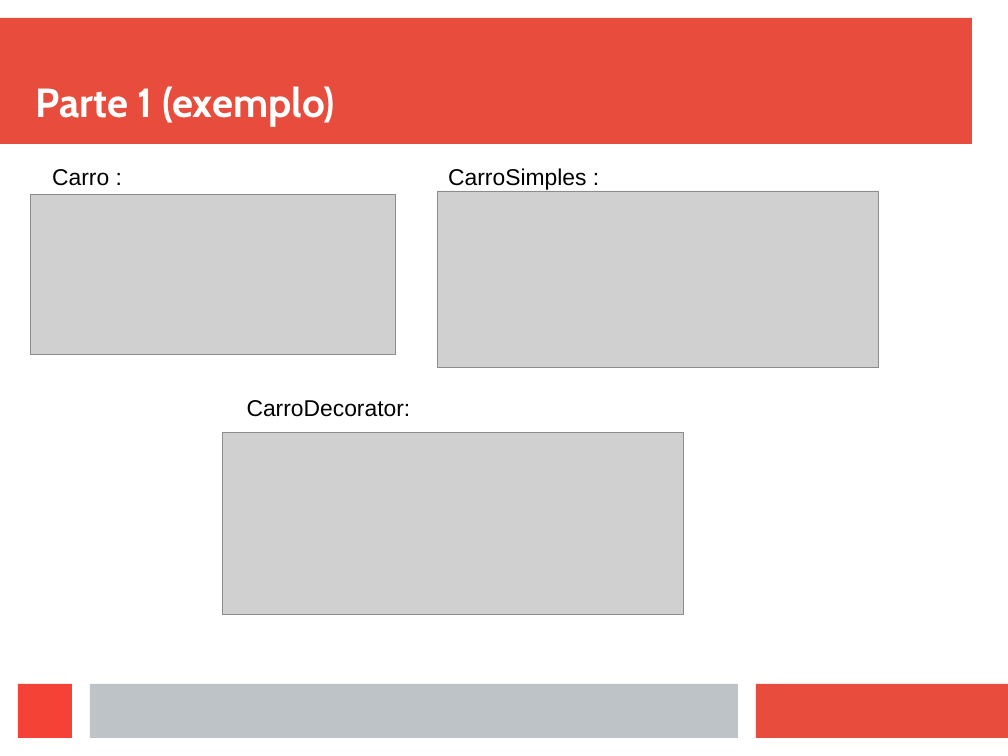
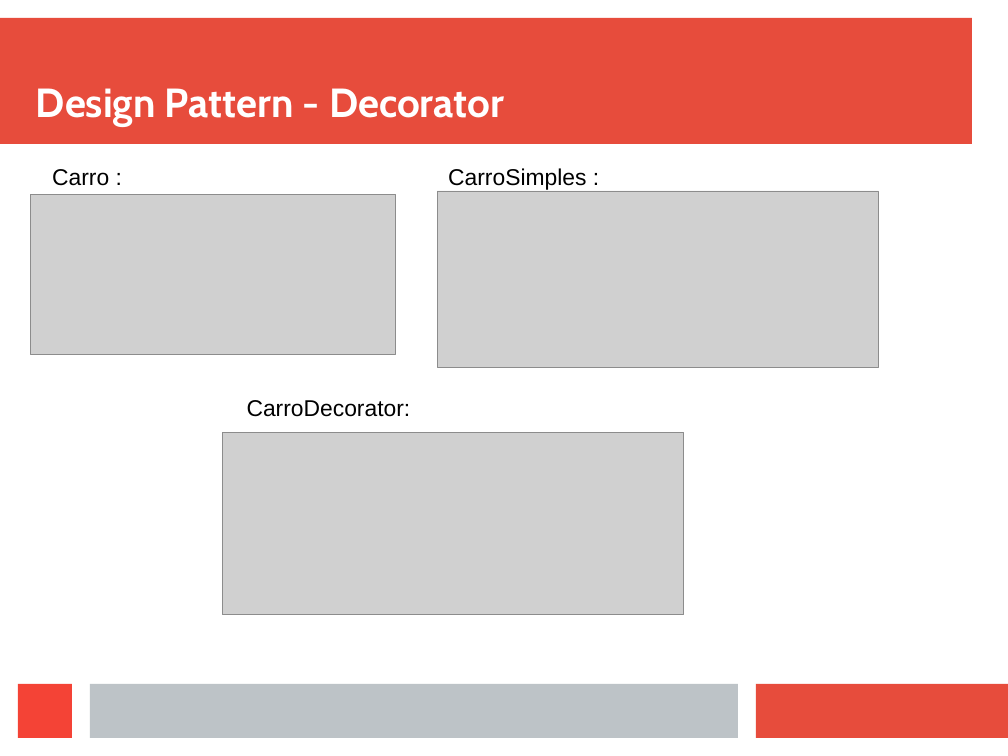
Before and after one commit to viniciusFortti/test, a slide deck: slide 6 of Apresentação/ApresentaçãoTerceiraSemana.odp (slide 5 before the commit). Drawn at 1008x756 pixels with LibreOffice and Linux fonts; fonts in the diff are those of the drawing; grey boxes stand for pictures. Boxes give left, top, right and bottom in pixels: in the first picture for what was removed or moved away, otherwise in the second. Text is boxed around its words. In the diff, an @@ line names an element or a change of style, - is before the commit and + after.

Commit message:
novas imagens e atualização nos exemplos.

```diff
--- a/Apresentação/ApresentaçãoTerceiraSemana.odp
+++ b/Apresentação/ApresentaçãoTerceiraSemana.odp
@@ title at (36, 88, 504, 127): text changed @@
-Parte 1 (exemplo)
+Design Pattern - Decorator
```
Also in this commit, not shown: 1 other slide changed, 11 slides added, 2 slides removed, 17 other files.
